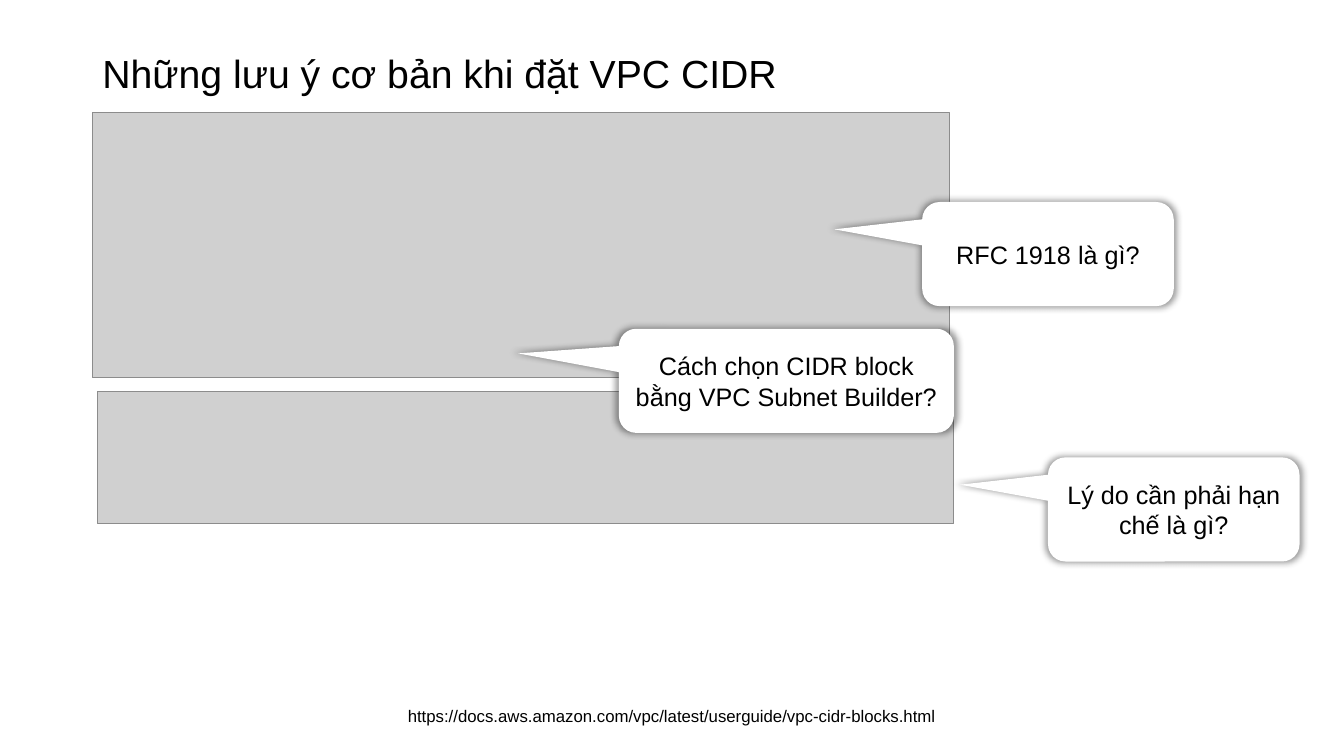
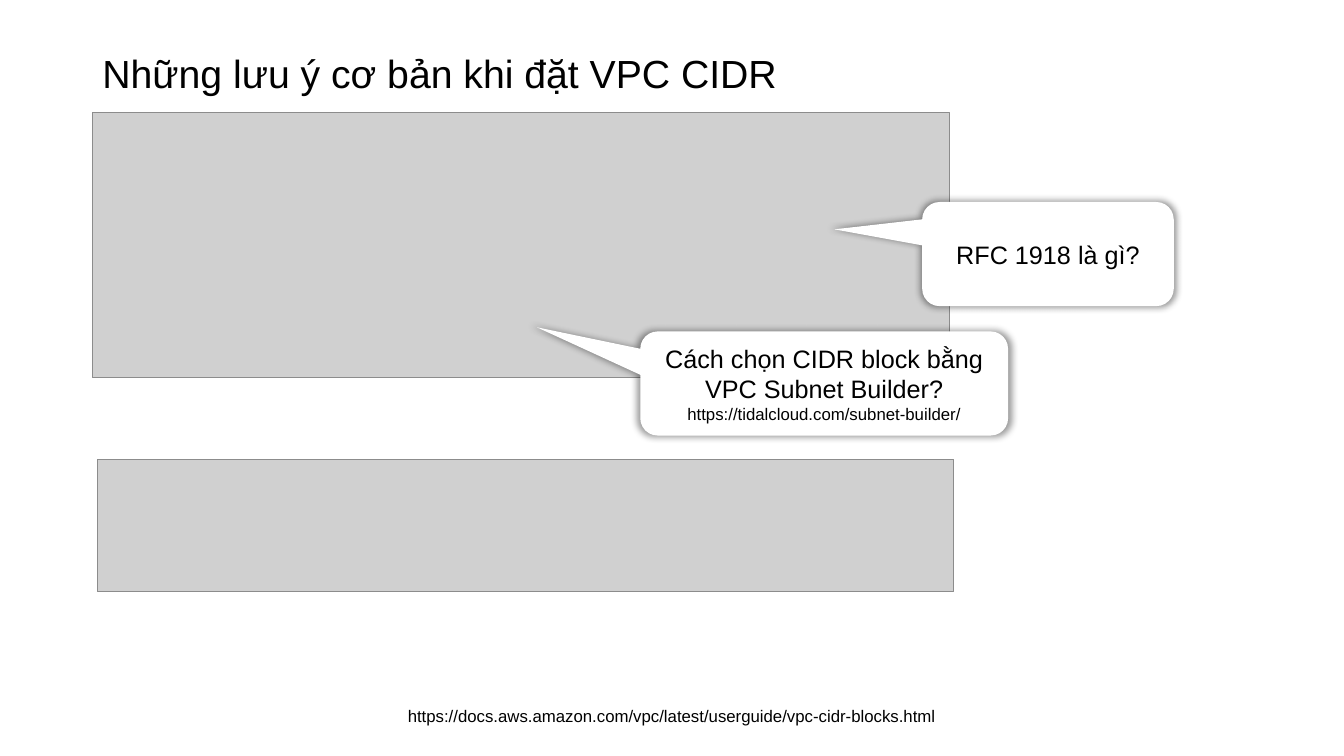
Before and after one commit to tycloud97/tycloud-2024, a slide deck: slide 2 of Chiến lược chia dải mạng cho nhiều VPC.pptx. Drawn at 1344x756 pixels with LibreOffice and Linux fonts; fonts in the diff are those of the drawing; grey boxes stand for pictures. Boxes give left, top, right and bottom in pixels: in the first picture for what was removed or moved away, otherwise in the second. Text is boxed around its words. In the diff, an @@ line names an element or a change of style, - is before the commit and + after.

```diff
--- a/Chiến lược chia dải mạng cho nhiều VPC.pptx
+++ b/Chiến lược chia dải mạng cho nhiều VPC.pptx
@@ rounded speech box "Cách chọn CIDR block bằng ...": place and size @@
-rounded speech box "Cách chọn CIDR block bằng ..." at [619, 329, 954, 433]
+rounded speech box "Cách chọn CIDR block bằng ..." at [640, 332, 1008, 436]
@@ rounded speech box "Cách chọn CIDR block bằng ..." at [640, 332, 1008, 436]: proportions changed @@
@@ text in rounded speech box at [665, 348, 983, 424]: text changed @@
-Cách chọn CIDR block bằng VPC Subnet Builder?
+Cách chọn CIDR block bằng VPC Subnet Builder?
+https://tidalcloud.com/subnet-builder/
@@ picture: place and size @@
-picture at [97, 391, 954, 524]
+picture at [97, 459, 954, 592]
@@ rounded speech box removed at [1049, 458, 1301, 562] @@
-Lý do cần phải hạn chế là gì?
```
Also in this commit, not shown: 2 other slides changed.
